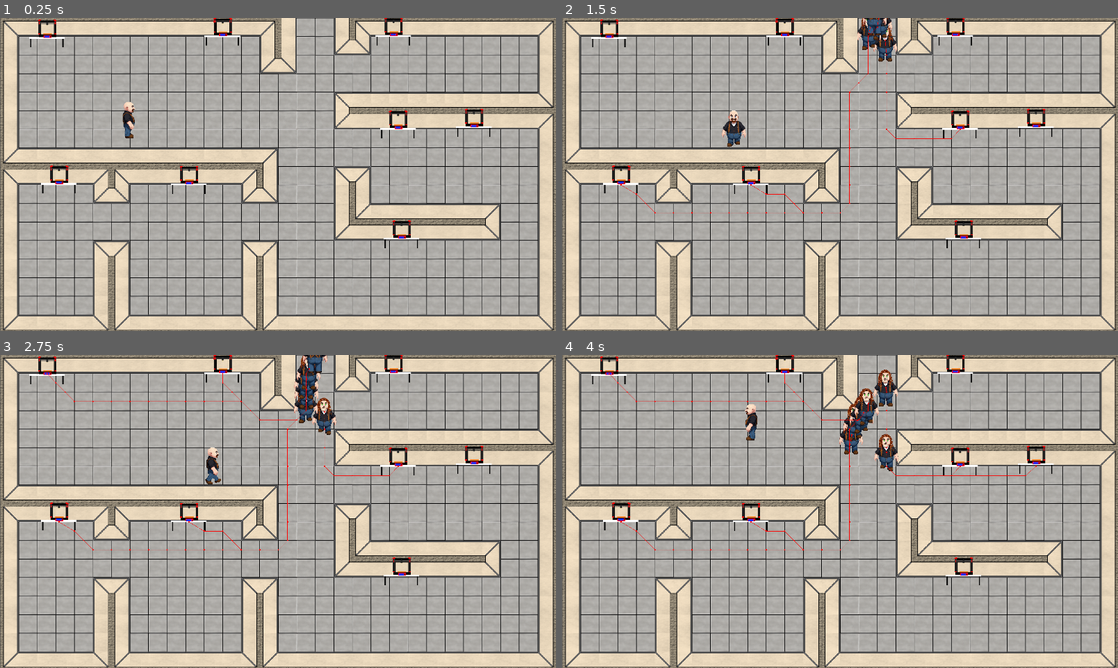
Above: before the commit, frames 1-4 (two rows, left to right).
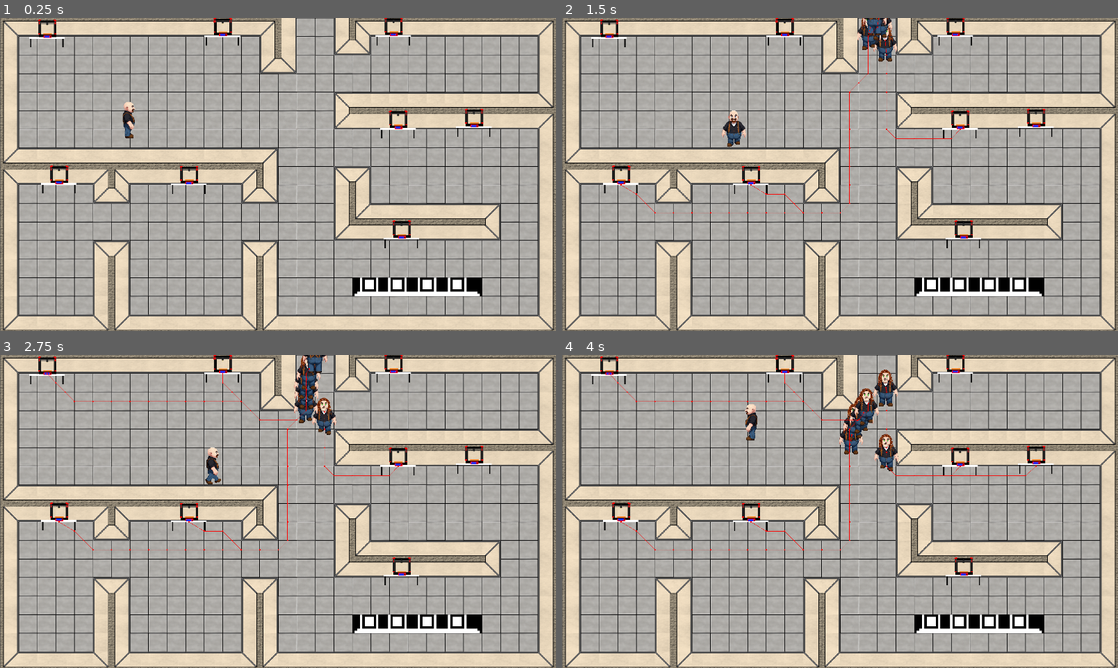
Above: after the commit, the same moments.

Repository: sodidos/Game
Game: Godot game, scene res://Scenes/LABSUD/labsud.tscn
The game is run twice, just before and just after one commit, with the same random seed, the same clock (stepped at 60 frames per second) and the same inputs.
Inputs:
- Up to frame 1 (0.25 s): no input
- Up to frame 2 (1.5 s): hold Right (ui_right) 0.53-1.28 s; hold Down (ui_down) from 1.28 s (still down)
- Up to frame 3 (2.75 s): release Down (ui_down) at 2.03 s; hold Right (ui_right) from 2.03 s (still down)
- Up to frame 4 (4 s): release Right (ui_right) at 2.78 s; hold Up (ui_up) 2.78-3.53 s; hold Left (ui_left) from 3.53 s (still down)

The runs differ from the first frame. In frame 1, 1.3% of the frame differs, in the area x 63-87%, y 82-89%; in frame 2, 1.3%; in frame 3, 1.3%; in frame 4, 1.3%.

Commit message:
pierre: Added coworking table and computer placeholders

Diff:
--- a/fablab/Scenes/LABSUD/labsud.tscn
+++ b/fablab/Scenes/LABSUD/labsud.tscn
@@ -1,10 +1,11 @@
-[gd_scene load_steps=13 format=3 uid="uid://dwiq3guhtu4cx"]
+[gd_scene load_steps=14 format=3 uid="uid://dwiq3guhtu4cx"]
 
 [ext_resource type="Script" path="res://Scenes/LABSUD/labsud.gd" id="1_n2hcn"]
 [ext_resource type="Texture2D" uid="uid://dcj3omx1kpjec" path="res://Scenes/LABSUD/tilemap.png" id="2_scsnt"]
 [ext_resource type="PackedScene" uid="uid://b205vxyasxbjv" path="res://Scenes/player/player.tscn" id="2_x5eha"]
 [ext_resource type="PackedScene" uid="uid://dmyxxggre5anc" path="res://Scenes/3dprinter/3dprinter.tscn" id="5_rcysk"]
 [ext_resource type="PackedScene" uid="uid://blvxqc3puljvu" path="res://Scenes/npc/npc.tscn" id="6_bmj3a"]
+[ext_resource type="PackedScene" uid="uid://blu5u24mtjofl" path="res://Scenes/coworking/coworking.tscn" id="7_ri8vj"]
 [ext_resource type="Script" path="res://Scenes/LABSUD/npcSpawner.gd" id="7_tbm8h"]
 
 [sub_resource type="NavigationPolygon" id="NavigationPolygon_d2yc8"]
@@ -226,4 +227,7 @@
 
 [node name="npcSpawnerTimer" type="Timer" parent="npcSpawner"]
 
+[node name="Coworking" parent="." instance=ExtResource("7_ri8vj")]
+position = Vector2(1441, 928)
+
 [connection signal="timeout" from="npcSpawner/npcSpawnerTimer" to="npcSpawner" method="_on_npc_spawner_timer_timeout"]
--- /dev/null
+++ b/fablab/Scenes/coworking/coworking.tscn
@@ -0,0 +1,53 @@
+[gd_scene load_steps=5 format=3 uid="uid://blu5u24mtjofl"]
+
+[ext_resource type="Texture2D" uid="uid://cv0vv6fbtllgq" path="res://Scenes/coworking/largetable_proto.png" id="1_gqnkv"]
+[ext_resource type="Script" path="res://Scenes/coworking/pc.gd" id="2_3nf83"]
+[ext_resource type="Texture2D" uid="uid://1xgoh5xjcgr0" path="res://Scenes/coworking/pc.png" id="3_4w5g8"]
+
+[sub_resource type="RectangleShape2D" id="RectangleShape2D_12wls"]
+size = Vector2(448, 64)
+
+[node name="Coworking" type="Node2D"]
+
+[node name="largetable" type="Node2D" parent="."]
+
+[node name="Sprite2D" type="Sprite2D" parent="largetable"]
+scale = Vector2(8, 8)
+texture = ExtResource("1_gqnkv")
+
+[node name="StaticBody2D" type="StaticBody2D" parent="largetable"]
+
+[node name="CollisionShape2D" type="CollisionShape2D" parent="largetable/StaticBody2D"]
+shape = SubResource("RectangleShape2D_12wls")
+
+[node name="pc" type="Node2D" parent="."]
+script = ExtResource("2_3nf83")
+
+[node name="Sprite2D" type="Sprite2D" parent="pc"]
+position = Vector2(34, 0)
+scale = Vector2(8, 8)
+texture = ExtResource("3_4w5g8")
+
+[node name="pc2" type="Node2D" parent="."]
+script = ExtResource("2_3nf83")
+
+[node name="Sprite2D" type="Sprite2D" parent="pc2"]
+position = Vector2(-166, 0)
+scale = Vector2(8, 8)
+texture = ExtResource("3_4w5g8")
+
+[node name="pc3" type="Node2D" parent="."]
+script = ExtResource("2_3nf83")
+
+[node name="Sprite2D" type="Sprite2D" parent="pc3"]
+position = Vector2(-69, 0)
+scale = Vector2(8, 8)
+texture = ExtResource("3_4w5g8")
+
+[node name="pc4" type="Node2D" parent="."]
+script = ExtResource("2_3nf83")
+
+[node name="Sprite2D" type="Sprite2D" parent="pc4"]
+position = Vector2(138, 0)
+scale = Vector2(8, 8)
+texture = ExtResource("3_4w5g8")
--- /dev/null
+++ b/fablab/Scenes/coworking/pc.gd
@@ -0,0 +1,11 @@
+extends Node2D
+
+
+# Called when the node enters the scene tree for the first time.
+func _ready():
+	pass # Replace with function body.
+
+
+# Called every frame. 'delta' is the elapsed time since the previous frame.
+func _process(delta):
+	pass
--- a/fablab/project.godot
+++ b/fablab/project.godot
@@ -21,6 +21,10 @@
 window/size/mode=3
 window/stretch/mode="viewport"
 window/stretch/aspect="expand"
+
+[dotnet]
+
+project/assembly_name="Fablab"
 
 [input]
 
Binary file added: fablab/Scenes/coworking/largetable_proto.png
Not shown, added: fablab/Scenes/coworking/largetable_proto.png.import
Binary file added: fablab/Scenes/coworking/pc.png
Not shown, added: fablab/Scenes/coworking/pc.png.import
Not shown, added: fablab/addons/godot-git-plugin/plugin.cfg
Not shown, added: fablab/addons/godot-git-plugin/LICENSE
Not shown, added: fablab/addons/godot-git-plugin/THIRDPARTY.md
Not shown, added: fablab/addons/godot-git-plugin/git_plugin.gdextension
Not shown, added: fablab/addons/godot-git-plugin/linux/libgit_plugin.linux.editor.x86_64.so
Not shown, added: fablab/addons/godot-git-plugin/macos/libgit_plugin.macos.editor.universal.dylib
Not shown, added: fablab/addons/godot-git-plugin/win64/libgit_plugin.windows.editor.x86_64.dll
Not shown, added: fablab/addons/godot-git-plugin/win64/libgit_plugin.windows.editor.x86_64.exp
(and 1 more such lines)
